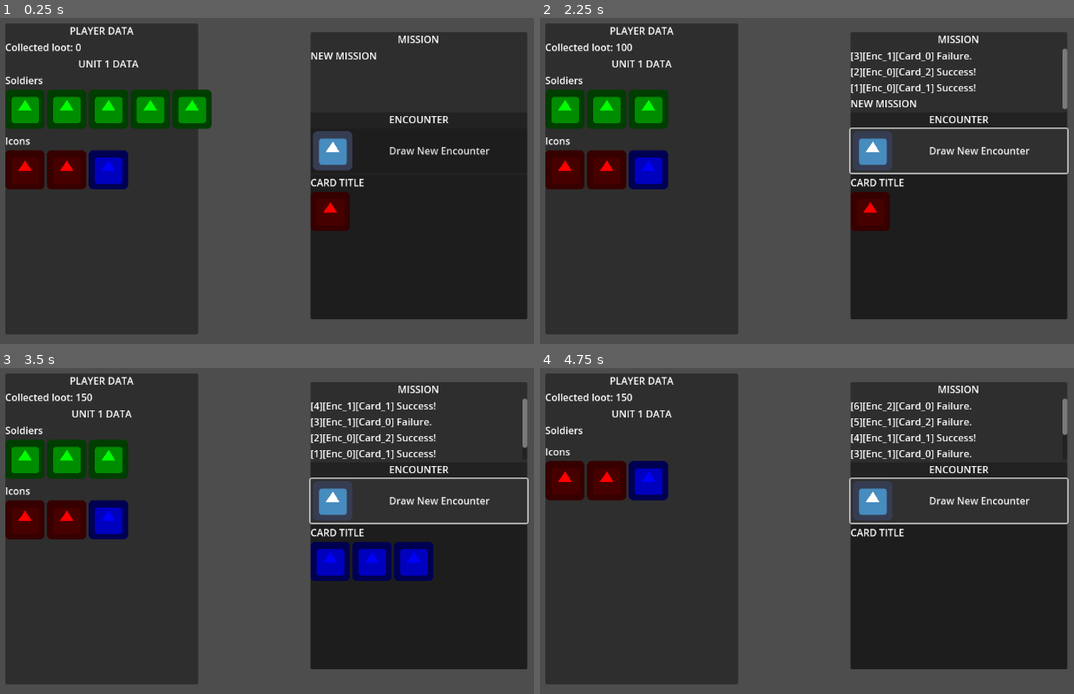
Above: before the commit, frames 1-4 (two rows, left to right).
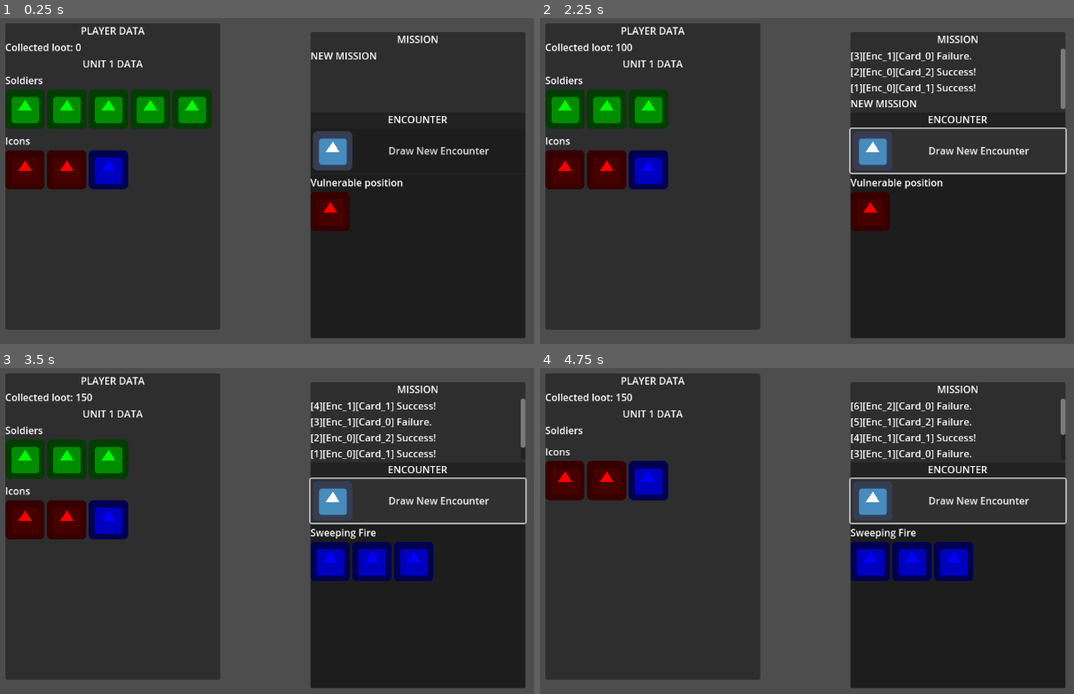
Above: after the commit, the same moments.

Repository: Shoes01/crying-suns-like
Game: Godot game, scene res://Main.tscn
The game is run twice, just before and just after one commit, with the same random seed, the same clock (stepped at 60 frames per second) and the same inputs. The engine's default icon, where the game draws it, is replaced by a stand-in: a white triangle on a blue panel in a dark square.
Inputs:
- Up to frame 1 (0.25 s): no input
- Up to frame 2 (2.25 s): click "Draw New Encounter" at 0.5 s; click "Draw New Encounter" at 1.25 s; click "Draw New Encounter" at 2 s
- Up to frame 3 (3.5 s): tap Enter at 2.75 s
- Up to frame 4 (4.75 s): tap Space at 3.5 s; tap Enter at 4.25 s

The runs differ from the first frame. In frame 1, 7.7% of the frame differs, in the area x 0-99%, y 1-99%; in frame 2, 8.1%; in frame 3, 8.1%; in frame 4, 11%, in the area x 0-100%, y 1-99%.
Error before the commit: Invalid call. Nonexistent function 'change_scene' in base 'SceneTree'. (res://Main.gd:55)
Error after the commit: Invalid call. Nonexistent function 'change_scene' in base 'SceneTree'. (res://Main.gd:57)

Commit message:
Tidy code some more

Diff:
--- a/Main.gd
+++ b/Main.gd
@@ -51,16 +51,19 @@
 
 
 func check_player() -> void:
+	# Check if the player has any soldiers remaining.
+	# NOTE: This will be replaced once units are a thing.
 	if player.soldier_count <= 0:
 		get_tree().change_scene("res://GameOver.tscn")
 		Global.game_state = "DEFEAT"
 
 
 func check_progress() -> void:
+	# Check if the encounter is out of cards.
 	if card_counter >= mission.encounters[encounter_counter].cards.size():
 		card_counter = 0
 		encounter_counter += 1
-
+	# Check if the mission is out of encounters.
 	if encounter_counter >= mission.encounters.size():
 		get_tree().change_scene("res://GameOver.tscn")
 		encounter_counter = 0
@@ -68,20 +71,20 @@
 
 
 func _on_draw_button_pressed():
+	# Determine the outcome of the card.
 	var success : bool = combat_engine.card_vs_unit(mission.encounters[encounter_counter].cards[card_counter], player)
-
+	# Crudge method of tracking progress.
 	card_counter += 1
 	battle_counter += 1
-
+	# Update things.
 	check_player()
 	check_progress()
-
+	# Communicate the event.
 	var event := ""
 	if success:
 		event = "win"
 	else:
 		event = "loss"
-
 	update_UI(event)
 
 
@@ -136,16 +139,18 @@
 
 
 func update_card_panel() -> void:
+	var current_card = mission.encounters[encounter_counter].cards[card_counter]
+	# Update name.
+	var card_title = $MissionPanel/VBoxContainer/EncounterPanel/VBoxContainer/CardPanel/VBoxContainer/CardTitle
+	card_title.set_text(current_card.title)
 	# Populate card icons.
+	var card_icon_area = $MissionPanel/VBoxContainer/EncounterPanel/VBoxContainer/CardPanel/VBoxContainer
 	## Clear the list.
-	var card_icon_area = $MissionPanel/VBoxContainer/EncounterPanel/VBoxContainer/CardPanel/VBoxContainer
 	for parent in card_icon_area.get_children():
 		for child in parent.get_children():
 			child.queue_free()
-
+	## Prepare new list.
 	var col := 1
-	var current_card = mission.encounters[encounter_counter].cards[card_counter]
-
 	for icon in current_card.icons:
 		for quantity in current_card.icons[icon]:
 			var texture_rect := TextureRect.new()
--- a/Main.tscn
+++ b/Main.tscn
@@ -9,8 +9,8 @@
 [node name="PlayerPanel" type="Panel" parent="."]
 offset_left = 46.0
 offset_top = 22.0
-offset_right = 360.0
-offset_bottom = 530.0
+offset_right = 396.0
+offset_bottom = 522.0
 
 [node name="VBoxContainer" type="VBoxContainer" parent="PlayerPanel"]
 anchor_right = 1.0
@@ -20,21 +20,21 @@
 metadata/_edit_layout_mode = 1
 
 [node name="Title" type="Label" parent="PlayerPanel/VBoxContainer"]
-offset_right = 314.0
+offset_right = 350.0
 offset_bottom = 26.0
 text = "PLAYER DATA"
 horizontal_alignment = 1
 
 [node name="Data" type="Label" parent="PlayerPanel/VBoxContainer"]
 offset_top = 30.0
-offset_right = 314.0
+offset_right = 350.0
 offset_bottom = 82.0
 text = "Generic player data.
 Like loot."
 
 [node name="UnitPanel" type="Panel" parent="PlayerPanel/VBoxContainer"]
 offset_top = 86.0
-offset_right = 314.0
+offset_right = 350.0
 offset_bottom = 86.0
 
 [node name="VBoxContainer" type="VBoxContainer" parent="PlayerPanel/VBoxContainer/UnitPanel"]
@@ -42,60 +42,60 @@
 anchor_bottom = 1.0
 
 [node name="Title" type="Label" parent="PlayerPanel/VBoxContainer/UnitPanel/VBoxContainer"]
-offset_right = 314.0
+offset_right = 350.0
 offset_bottom = 26.0
 text = "UNIT 1 DATA"
 horizontal_alignment = 1
 
 [node name="VBoxContainer" type="VBoxContainer" parent="PlayerPanel/VBoxContainer/UnitPanel/VBoxContainer"]
 offset_top = 30.0
-offset_right = 314.0
+offset_right = 350.0
 offset_bottom = 102.0
 size_flags_vertical = 3
 
 [node name="SoldierTitle" type="Label" parent="PlayerPanel/VBoxContainer/UnitPanel/VBoxContainer/VBoxContainer"]
-offset_right = 314.0
+offset_right = 350.0
 offset_bottom = 26.0
 text = "Soldiers"
 
 [node name="SoldierRow1" type="HBoxContainer" parent="PlayerPanel/VBoxContainer/UnitPanel/VBoxContainer/VBoxContainer"]
 offset_top = 30.0
-offset_right = 314.0
+offset_right = 350.0
 offset_bottom = 30.0
 
 [node name="SoldierRow2" type="HBoxContainer" parent="PlayerPanel/VBoxContainer/UnitPanel/VBoxContainer/VBoxContainer"]
 offset_top = 34.0
-offset_right = 314.0
+offset_right = 350.0
 offset_bottom = 34.0
 
 [node name="IconTitle" type="Label" parent="PlayerPanel/VBoxContainer/UnitPanel/VBoxContainer/VBoxContainer"]
 offset_top = 38.0
-offset_right = 314.0
+offset_right = 350.0
 offset_bottom = 64.0
 text = "Icons"
 
 [node name="IconRow1" type="HBoxContainer" parent="PlayerPanel/VBoxContainer/UnitPanel/VBoxContainer/VBoxContainer"]
 offset_top = 68.0
-offset_right = 314.0
+offset_right = 350.0
 offset_bottom = 68.0
 
 [node name="IconRow2" type="HBoxContainer" parent="PlayerPanel/VBoxContainer/UnitPanel/VBoxContainer/VBoxContainer"]
 offset_top = 72.0
-offset_right = 314.0
+offset_right = 350.0
 offset_bottom = 72.0
 
 [node name="MissionPanel" type="Panel" parent="."]
 offset_left = 543.0
 offset_top = 36.0
-offset_right = 896.0
-offset_bottom = 505.0
+offset_right = 893.0
+offset_bottom = 536.0
 
 [node name="VBoxContainer" type="VBoxContainer" parent="MissionPanel"]
 anchor_right = 1.0
 anchor_bottom = 1.0
 
 [node name="Title" type="Label" parent="MissionPanel/VBoxContainer"]
-offset_right = 353.0
+offset_right = 350.0
 offset_bottom = 26.0
 text = "MISSION"
 horizontal_alignment = 1
@@ -103,7 +103,7 @@
 [node name="LogScroll" type="ScrollContainer" parent="MissionPanel/VBoxContainer"]
 custom_minimum_size = Vector2(0, 100)
 offset_top = 30.0
-offset_right = 353.0
+offset_right = 350.0
 offset_bottom = 130.0
 
 [node name="LogText" type="Label" parent="MissionPanel/VBoxContainer/LogScroll"]
@@ -116,8 +116,8 @@
 
 [node name="EncounterPanel" type="Panel" parent="MissionPanel/VBoxContainer"]
 offset_top = 134.0
-offset_right = 353.0
-offset_bottom = 469.0
+offset_right = 350.0
+offset_bottom = 500.0
 size_flags_vertical = 3
 
 [node name="VBoxContainer" type="VBoxContainer" parent="MissionPanel/VBoxContainer/EncounterPanel"]
@@ -125,22 +125,22 @@
 anchor_bottom = 1.0
 
 [node name="EncounterTitle" type="Label" parent="MissionPanel/VBoxContainer/EncounterPanel/VBoxContainer"]
-offset_right = 353.0
+offset_right = 350.0
 offset_bottom = 26.0
 text = "ENCOUNTER"
 horizontal_alignment = 1
 
 [node name="DrawButton" type="Button" parent="MissionPanel/VBoxContainer/EncounterPanel/VBoxContainer"]
 offset_top = 30.0
-offset_right = 353.0
+offset_right = 350.0
 offset_bottom = 102.0
 text = "Draw New Encounter"
 icon = ExtResource("2_dy1nb")
 
 [node name="CardPanel" type="Panel" parent="MissionPanel/VBoxContainer/EncounterPanel/VBoxContainer"]
 offset_top = 106.0
-offset_right = 353.0
-offset_bottom = 335.0
+offset_right = 350.0
+offset_bottom = 366.0
 size_flags_vertical = 3
 
 [node name="VBoxContainer" type="VBoxContainer" parent="MissionPanel/VBoxContainer/EncounterPanel/VBoxContainer/CardPanel"]
@@ -148,18 +148,18 @@
 anchor_bottom = 1.0
 
 [node name="CardTitle" type="Label" parent="MissionPanel/VBoxContainer/EncounterPanel/VBoxContainer/CardPanel/VBoxContainer"]
-offset_right = 353.0
+offset_right = 350.0
 offset_bottom = 26.0
 text = "CARD TITLE"
 
 [node name="Row1" type="HBoxContainer" parent="MissionPanel/VBoxContainer/EncounterPanel/VBoxContainer/CardPanel/VBoxContainer"]
 offset_top = 30.0
-offset_right = 353.0
+offset_right = 350.0
 offset_bottom = 30.0
 
 [node name="Row2" type="HBoxContainer" parent="MissionPanel/VBoxContainer/EncounterPanel/VBoxContainer/CardPanel/VBoxContainer"]
 offset_top = 34.0
-offset_right = 353.0
+offset_right = 350.0
 offset_bottom = 34.0
 
 [connection signal="pressed" from="MissionPanel/VBoxContainer/EncounterPanel/VBoxContainer/DrawButton" to="." method="_on_draw_button_pressed"]
